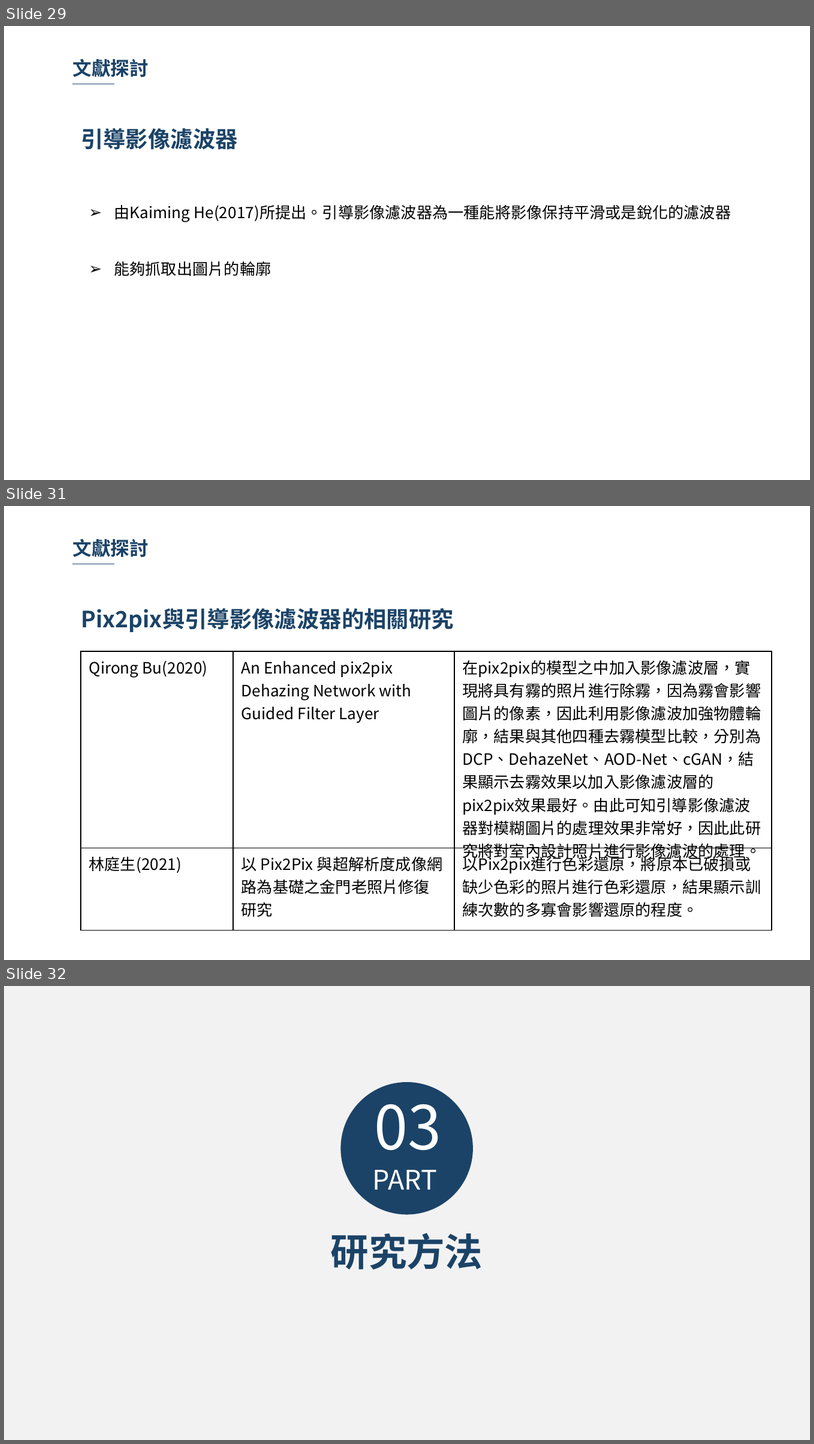
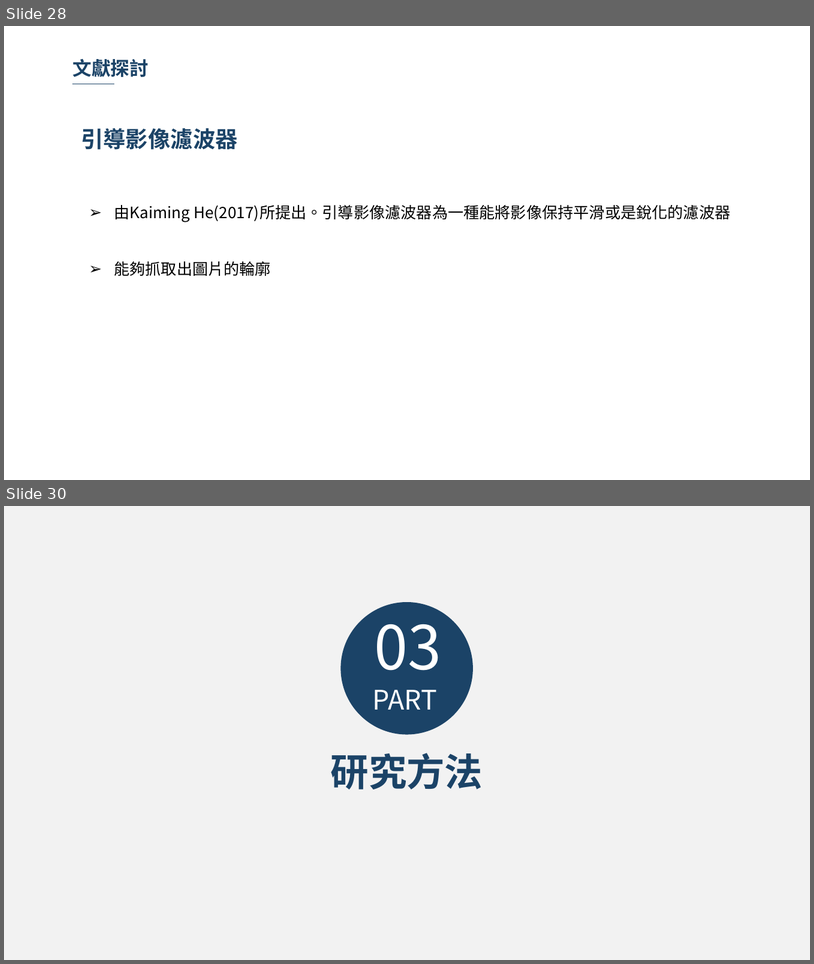
Before and after one commit to 10994015/paper, a slide deck: 論文/論文初審.pptx. Shown one above the other, each under a label of ours: slides 29, 31 and 32 before the commit, slides 28 and 30 after it; the slides between them are not shown. The pictures are 814x1444 and 814x964 pixels, drawn with LibreOffice and Linux fonts; fonts in the diff are those of the drawing; background and template pictures are left out. Boxes give left, top, right and bottom in pixels: in the first picture for what was removed or moved away, otherwise in the second. Text is boxed around its words. In the diff, an @@ line names an element or a change of style, - is before the commit and + after.

```diff
--- a/論文/論文初審.pptx
+++ b/論文/論文初審.pptx
@@ slide 31 removed at (4,506,810,960), background picture (left out) @@
@@ text removed at (72,539,149,557) @@
-文獻探討
@@ line removed from (72, 564) to (114, 564) @@
@@ text removed at (81,608,454,632) @@
-Pix2pix與引導影像濾波器的相關研究
@@ table removed at (81,651,771,919), 2 rows, 3 columns @@
-Qirong Bu(2020) | An Enhanced pix2pix Dehazing Network with Guided Filter Layer | 在pix2pix的模型之中加入影像濾波層，實現將具有霧的照片進行除霧，因為霧會影響圖片的像素，因此利用影像濾波加強物體輪廓，結果與其他四種去霧模型比較，分別為DCP、DehazeNet、AOD-Net、cGAN，結果顯示去霧效果以加入影像濾波層的pix2pix效果最好。由此可知引導影像濾波器對模糊圖片的處理效果非常好，因此此研究將對室內設計照片進行影像濾波的處理。
-林庭生(2021) | 以 Pix2Pix 與超解析度成像網路為基礎之金門老照片修復 研究 | 以Pix2pix進行色彩還原，將原本已破損或缺少色彩的照片進行色彩還原，結果顯示訓練次數的多寡會影響還原的程度。
@@ what was slide 29 is now slide 28 @@
@@ what was slide 32 is now slide 30 @@
```
Also in this commit, not shown: 4 slides changed, 1 other slide removed.
